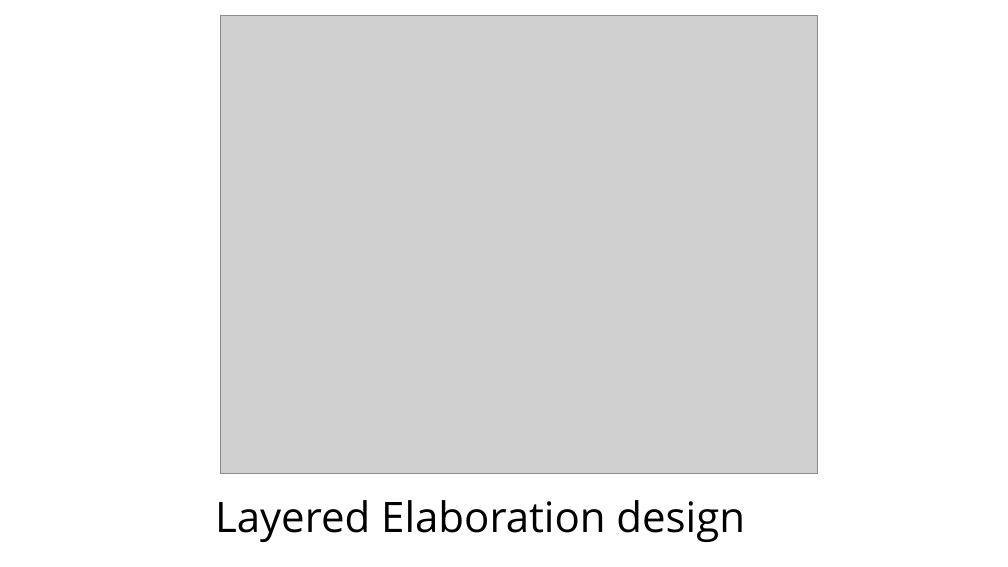
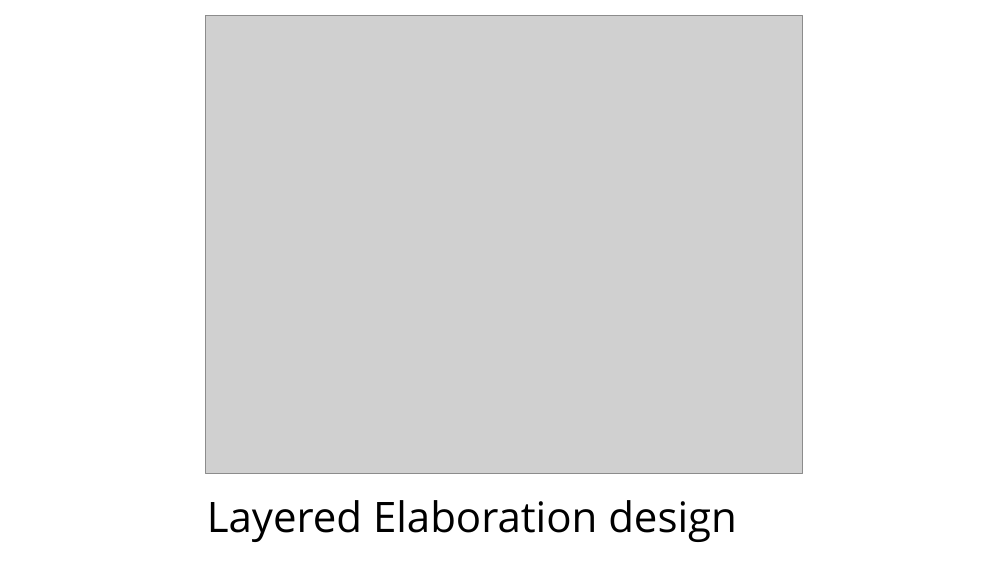
Before and after one commit to heypano/Capstone, a slide deck: slide 13 of HCIM Capstone Project.pptx. Drawn at 1008x567 pixels with LibreOffice and Linux fonts; fonts in the diff are those of the drawing; grey boxes stand for pictures. Boxes give left, top, right and bottom in pixels: in the first picture for what was removed or moved away, otherwise in the second. Text is boxed around its words. In the diff, an @@ line names an element or a change of style, - is before the commit and + after.

```diff
--- a/HCIM Capstone Project.pptx
+++ b/HCIM Capstone Project.pptx
@@ picture: place and size @@
-picture at bbox=[220, 16, 817, 474]
+picture at bbox=[206, 16, 803, 474]
@@ text "Layered Elaboration design": place and size @@
-text "Layered Elaboration design" at bbox=[215, 500, 745, 542]
+text "Layered Elaboration design" at bbox=[207, 500, 737, 542]
```
Also in this commit, not shown: 12 other slides changed.
